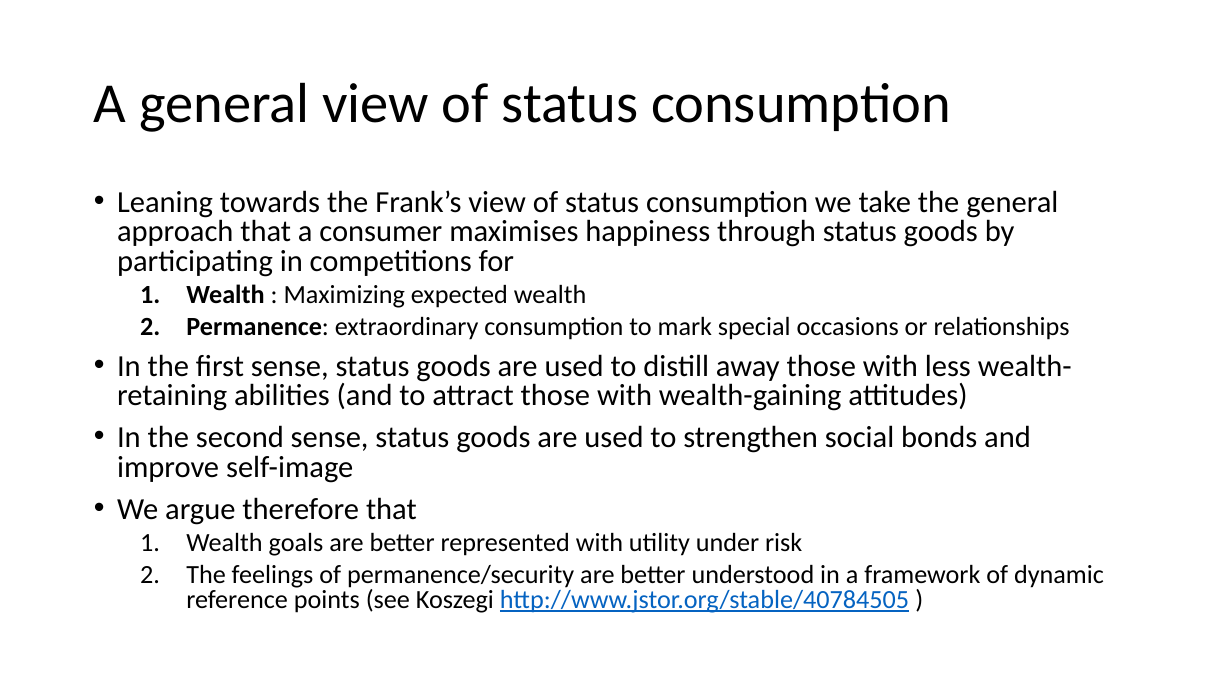
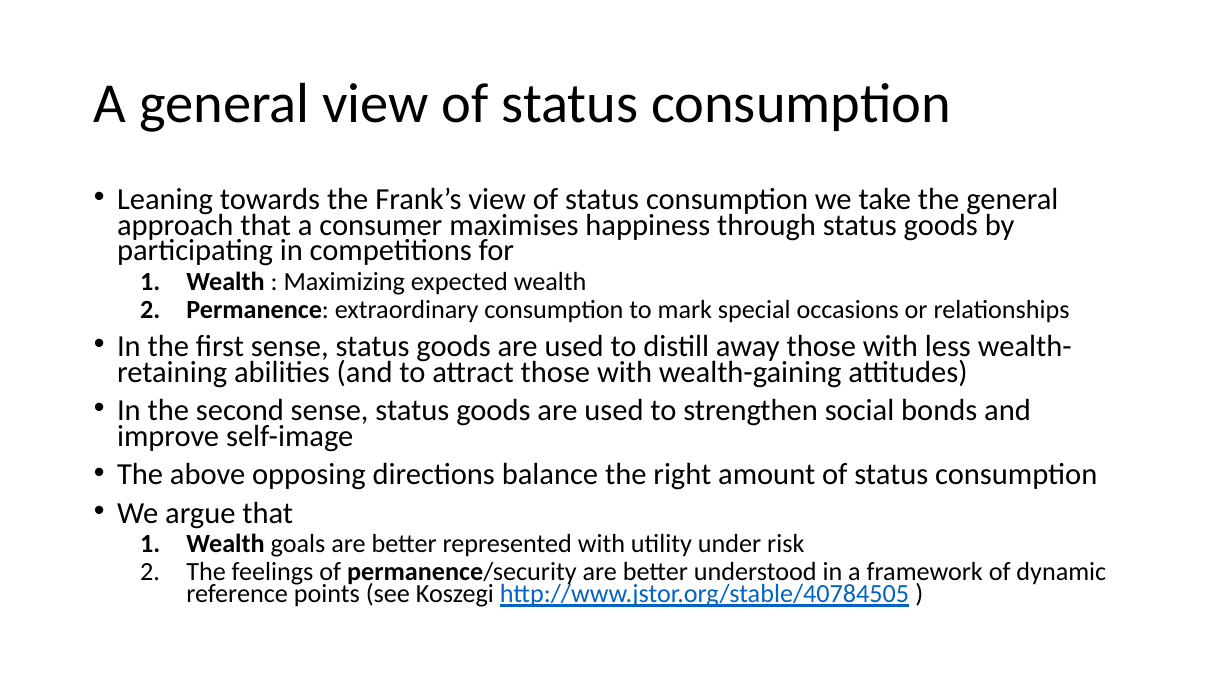
Before and after one commit to anuragr81/research, a slide deck: slide 5 of consumption/presentation_chapter3_1.pptx. Drawn at 1232x693 pixels with LibreOffice and Linux fonts; fonts in the diff are those of the drawing. Boxes give left, top, right and bottom in pixels: in the first picture for what was removed or moved away, otherwise in the second. Text is boxed around its words. In the diff, an @@ line names an element or a change of style, - is before the commit and + after.

```diff
--- a/consumption/presentation_chapter3_1.pptx
+++ b/consumption/presentation_chapter3_1.pptx
@@ text at [117, 187, 1106, 607]: bold on in "Wealth", "permanence/security"; line spacing 0.8 to 0.7 @@
@@ text at [117, 462, 1097, 529]: text changed @@
-• We argue therefore that
+• The above opposing directions balance the right amount of status consumption
+• We argue that
```
Also in this commit, not shown: 5 other slides changed, 7 other files.
